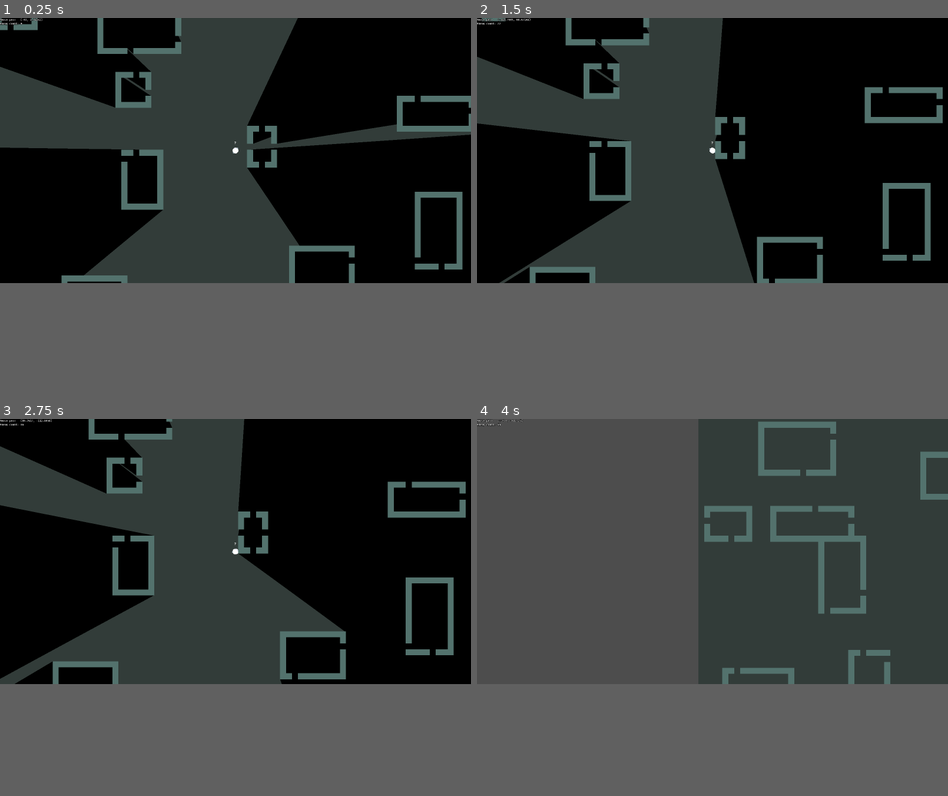
Above: before the commit, frames 1-4 (two rows, left to right).
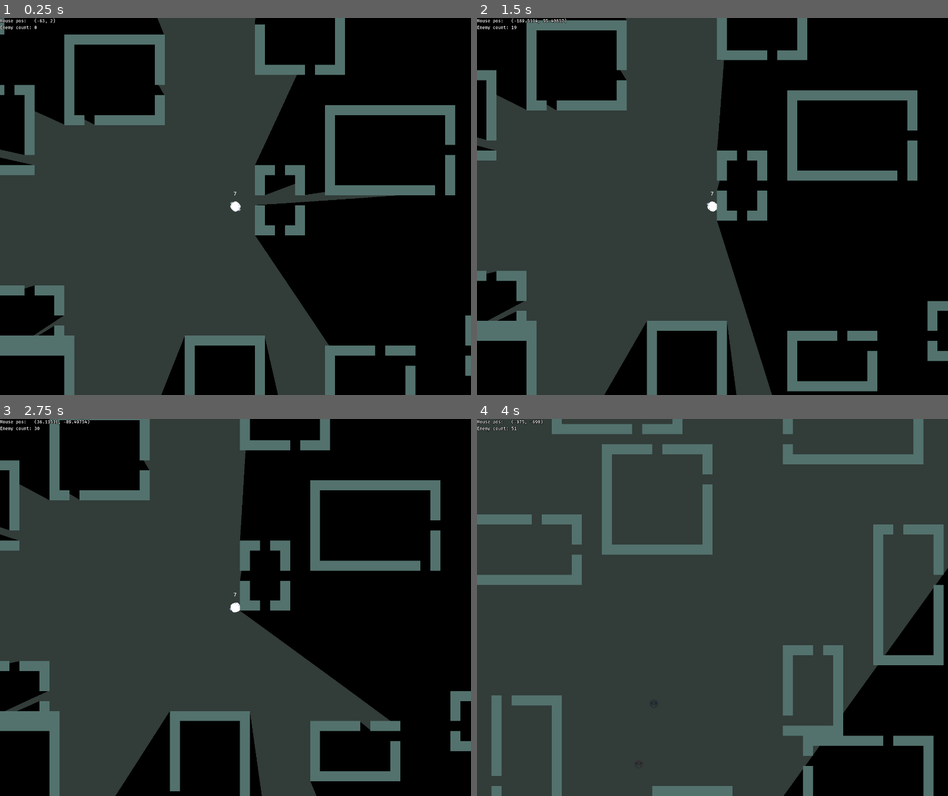
Above: after the commit, the same moments.

Repository: NomadicDaggy/procgen1
Game: Godot game, scene res://scenes/world.tscn
Two runs of this game, one before a commit and one after it. Both use one fixed random seed, a clock stepped at 60 frames per second and the inputs below.
Inputs (mouse positions are in pixels of both pictures, inside the frame that each line leads up to):
- Up to frame 1 (0.25 s): no input
- Up to frame 2 (1.5 s): tap Enter at 0.5 s; move the mouse to (816, 138) at 0.52 s; hold D (move_right) 0.53-1.28 s; tap Mouse wheel down (scroll_down) at 0.6 s; tap Mouse wheel up (scroll_up) at 0.8, 1.35 s; tap Space at 1.25 s; move the mouse to (618, 165) at 1.27 s; hold S (move_down) from 1.28 s (still down)
- Up to frame 3 (2.75 s): tap C (toggle_camera) at 1.55, 2.1 s; tap Enter at 2 s; move the mouse to (282, 494) at 2.02 s; release S (move_down) at 2.03 s; hold D (move_right) from 2.03 s (still down); tap Mouse wheel down (scroll_down) at 2.3 s
- Up to frame 4 (4 s): tap Space at 2.75 s; move the mouse to (688, 603) at 2.77 s; release D (move_right) at 2.78 s; hold W (move_up) 2.78-3.53 s; click (688, 603) at 2.85 s; tap Mouse wheel up (scroll_up) at 3.05 s; move the mouse to (853, 592) at 3.52 s; hold A (move_left) from 3.53 s (still down); hold Middle mouse button (middle_mouse_btn) from 3.53 s (still down); tap C (toggle_camera) at 3.8 s
In our replay, the window is 800x450 before the commit and 800x640 after it. These sizes can differ from the game's own. Grey fills any space a smaller window leaves; there, only what the larger window draws over its background counts as a difference.

The runs differ from the first frame. In frame 1, 42% of the frame differs, in the area x 0-100%, y 0-100%; in frame 2, 36%; in frame 3, 39%; in frame 4, 52%.

Commit message:
optimize worldgen for less heavy freezing - max 1 chunk generated per cycle, also dont check so much area overlap

Diff:
--- a/project.godot
+++ b/project.godot
@@ -27,9 +27,8 @@
 
 [display]
 
-window/size/viewport_width=2512
-window/size/viewport_height=1413
-window/size/initial_position=Vector2i(-1435, 0)
+window/size/viewport_width=1500
+window/size/viewport_height=1200
 
 [input]
 
--- a/scenes/enemy.tscn
+++ b/scenes/enemy.tscn
@@ -20,7 +20,7 @@
 }]
 
 [sub_resource type="CircleShape2D" id="CircleShape2D_p6ogd"]
-radius = 6.0
+radius = 7.0
 
 [sub_resource type="CircleShape2D" id="CircleShape2D_euqso"]
 radius = 142.056
@@ -44,7 +44,6 @@
 animation = &"idle"
 
 [node name="Collision2DForWalls" type="CollisionShape2D" parent="."]
-visible = false
 z_index = 100
 shape = SubResource("CircleShape2D_p6ogd")
 
@@ -52,7 +51,6 @@
 
 [node name="NavigationAgent2D" type="NavigationAgent2D" parent="Navigation"]
 radius = 20.0
-debug_enabled = true
 
 [node name="Timer" type="Timer" parent="Navigation"]
 wait_time = 0.1
--- a/scripts/freecam.gd
+++ b/scripts/freecam.gd
@@ -16,24 +16,39 @@
 
 # Called every frame. 'delta' is the elapsed time since the previous frame.
 func _process(delta):
+
 	if Input.is_action_just_released("toggle_camera"):
+		# Go back to player camera
 		if in_freecam:
 			in_freecam = false
 			player_info.visible = true
 			player_camera.make_current()
 			Engine.time_scale = 1.0
+
+		# Go into freecam
 		else:
 			in_freecam = true
 			player_info.visible = false
 			make_current()
 			Engine.time_scale = 0.0
+
 	if in_freecam:
 		if Input.is_action_just_released("scroll_up"):
 			print("zoom in")
-			zoom = clamp(zoom + Vector2(zoom_increment, zoom_increment), Vector2(zoom_increment, zoom_increment), Vector2(10.35, 10.35))
+			zoom = clamp(
+				zoom +
+				Vector2(zoom_increment, zoom_increment),
+				Vector2(zoom_increment, zoom_increment),
+				Vector2(10.35, 10.35)
+			)
 		if Input.is_action_just_released("scroll_down"):
 			print("zoom out")
-			zoom = clamp(zoom - Vector2(zoom_increment, zoom_increment), Vector2(zoom_increment, zoom_increment), Vector2(10.35, 10.35))
+			zoom = clamp(
+				zoom -
+				Vector2(zoom_increment, zoom_increment),
+				Vector2(zoom_increment, zoom_increment),
+				Vector2(10.35, 10.35)
+			)
 
 		if Input.is_action_just_pressed("middle_mouse_btn"):
 			var ref = get_viewport().get_mouse_position()
--- a/scripts/game_manager.gd
+++ b/scripts/game_manager.gd
@@ -20,17 +20,6 @@
 		enemy_spawn_max_dist = 10
 		max_enemies = 0
 
-#func _on_map_map_ready():
-#	# spawn enemies
-#	while enemies.get_child_count() < 15:
-#		var x = G.rng.randi_range(-enemy_spawn_max_dist, enemy_spawn_max_dist)
-#		var y = G.rng.randi_range(-enemy_spawn_max_dist, enemy_spawn_max_dist)
-#		if (
-#			(x > -enemy_nospawn_size and x < enemy_nospawn_size) or
-#			(y > -enemy_nospawn_size and y < enemy_nospawn_size)):
-#				continue
-#		spawn_enemy(Vector2(x,y))
-
 
 func spawn_enemy(pos: Vector2):
 	var enemy = enemy_scene.instantiate()
@@ -47,7 +36,10 @@
 
 	var r = enemy_spawn_max_dist * G.TS
 	var p = player.global_position
-	var pos = Vector2(G.rng.randi_range( p[0] - r, p[0] + r ), G.rng.randi_range( p[1] - r, p[1] + r ))
+	var pos = Vector2(
+		G.rng.randi_range( p[0] - r, p[0] + r ),
+		G.rng.randi_range( p[1] - r, p[1] + r )
+	)
 
 	if pos.distance_to(p) < enemy_nospawn_size * G.TS:
 		return
--- a/scripts/global_vars.gd
+++ b/scripts/global_vars.gd
@@ -1,10 +1,12 @@
 extends Node
 
 # Tilesize in pixels
-const TS = 16.0
+const TS: float = 16.0
 
 # Chunksize in tiles
-const CS = 64
+const CS: int = 64
+
+const CS_PX = int(TS) * CS
 
 const PLAYER_NAME = "Player"
 
--- a/scripts/map.gd
+++ b/scripts/map.gd
@@ -15,32 +15,60 @@
 
 @onready var buildings = $Buildings
 @onready var spawnarea = $Spawnarea
+@onready var player = $"../../Player"
+
+
+var generated_chunk_chunkcoords = []
+var buildings_generated = 0
+var buildings_local = []
 
 # Called when the node enters the scene tree for the first time.
 func _ready():
+
 	for i in range(-2,2):
 		for j in range(-2,2):
 			generate_chunk(Vector2i(i, j))
-
 	call_deferred("nav_setup")
 
+	print("buildings generated: ", buildings.get_child_count(), "  ", buildings_generated)
 
-func _process(delta):
-	pass
+func _physics_process(delta):
 
+	if Engine.get_physics_frames() % 30 != 0:
+		return
+
+	# generate chunks if any ungenerated are near player
+	var player_chunk_pos = Vector2i(
+		int(player.global_position.x) / G.CS_PX,
+		int(player.global_position.y) / G.CS_PX
+	)
+	var chunks_generated = 0
+	var single_chunk_to_gen: Vector2i
+	for chunk_x in range(player_chunk_pos[0]-2, player_chunk_pos[0]+2):
+		for chunk_y in range(player_chunk_pos[1]-2, player_chunk_pos[1]+2):
+			var candidate_chunk_coords = Vector2i(chunk_x, chunk_y)
+			if not generated_chunk_chunkcoords.has(candidate_chunk_coords):
+				single_chunk_to_gen = candidate_chunk_coords
+				break
+	if single_chunk_to_gen:
+		generate_chunk(single_chunk_to_gen)
+		# TODO: offset navigation baking or whatever causes the freeze (maybe it is generate_chunk() instead)
+		call_deferred("nav_setup")
 
 func nav_setup():
+	print("Baking navigation...")
 	navigation_region.bake_navigation_polygon()
 	map_ready.emit()
 
 
-func generate_chunk(offset_in_chunks: Vector2i):
-	print("generating chunk: ", offset_in_chunks)
+# chunk_coords are in chunk coordinates - i.e. how many chunks from origin
+func generate_chunk(chunk_coords: Vector2i):
+	#print("generating chunk: ", chunk_coords)
 	build_bg(
-		Vector2i(offset_in_chunks[0] * G.CS, offset_in_chunks[1] * G.CS),
-		Vector2i((offset_in_chunks[0] + 1) * G.CS, (offset_in_chunks[1] + 1) * G.CS))
+		Vector2i(chunk_coords[0] * G.CS, chunk_coords[1] * G.CS),
+		Vector2i((chunk_coords[0] + 1) * G.CS, (chunk_coords[1] + 1) * G.CS))
 
-	var chunk_origin_tiles = offset_in_chunks * G.CS
+	var chunk_origin_tiles = chunk_coords * G.CS
 	# build buildings
 	for i in range(MAX_ROOMS):
 		var width = G.rng.randi_range(MIN_ROOM_SIZE, MAX_ROOM_SIZE)
@@ -50,31 +78,54 @@
 			G.rng.randi_range(0, G.CS))
 		build_room(width, height, chunk_origin_tiles + offset)
 
+	generated_chunk_chunkcoords.append(chunk_coords)
+	#print(generated_chunk_chunkcoords)
+
 
 func build_room(width: int, height:int, offset: Vector2i):
 	# create an area
 	var collision_shape = CollisionShape2D.new()
 	collision_shape.shape = RectangleShape2D.new()
 	collision_shape.shape.size = Vector2((width + 1) * G.TS, (height + 1) * G.TS)
-	var area = Area2D.new()
-	area.position = Vector2(
+	var new_room_area2d = Area2D.new()
+	new_room_area2d.position = Vector2(
 		(offset[0] + (width / 2.0)) * G.TS,
 		(offset[1] + (height / 2.0)) * G.TS
 	)
-	area.add_child(collision_shape)
-	buildings.add_child(area)
+	new_room_area2d.add_child(collision_shape)
+	buildings.add_child(new_room_area2d)
 
 	# check for overlap with existing areas
-	for building in buildings.get_children():
-		if area == building:
+	# TODO: this is increadibly expensive, we should only check
+	# for overlap within the new area
+	#
+	var wo = (width / 2) * G.TS
+	var ho = (height / 2) * G.TS
+	var areas_checked = 0
+	for building in buildings_local:
+		if new_room_area2d == building:
 			continue
 
-		if areas_overlap(building, area):
-			area.queue_free()
-			return
+		# if new room overlaps with an existing building
+		var bp = building.position
+		var bs = building.get_child(0).shape.size
+		var np = new_room_area2d.position
+		if (
+			bp[0] + bs[0] <= np[0] - wo or
+			bp[0] - bs[0] >= np[0] + wo or
+			bp[1] + bs[1] <= np[1] - ho or
+			bp[1] - bs[1] >= np[1] + ho
+			):
+				continue
+		else:
+			areas_checked += 1
+			if areas_overlap(building, new_room_area2d):
+				new_room_area2d.queue_free()
+				return
+	#print(areas_checked)
 
-	if areas_overlap(spawnarea, area):
-			area.queue_free()
+	if areas_overlap(spawnarea, new_room_area2d):
+			new_room_area2d.queue_free()
 			return
 
 	# box of walls with empty middle
@@ -92,6 +143,8 @@
 	remove_wall(
 		G.rng.randi_range(1, width - 2) + offset[0],
 		[0, height - 1].pick_random() + offset[1])
+
+	buildings_local.append(new_room_area2d)
 
 func areas_overlap(area1: Area2D, area2: Area2D) -> bool:
 	var shape1 = area1.get_child(0) as CollisionShape2D
--- a/scripts/player.gd
+++ b/scripts/player.gd
@@ -24,6 +24,7 @@
 	player_info_text_changed.emit(str(shots_in_mag))
 	if G.debug_mode:
 		player_main_light.shadow_enabled = false
+		speed = 30000
 
 
 func _physics_process(delta):
